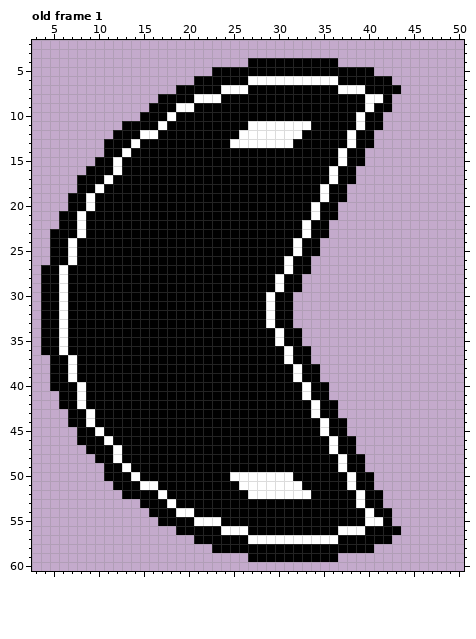
Edited in one commit: pixel-art file (stages/components/seekers/seeker_sprite.aseprite). The first picture shows the starting point.
64x64 pixels, 1 frame. Shown: old frame 1: x 3..50, y 2..60. The commit also changed other frames, which this record leaves out.
After the commit:
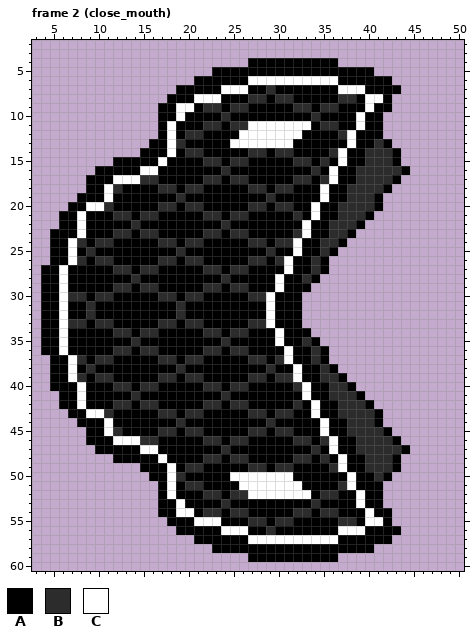
Palette (. is transparent): A #000000  B #2c2c2c  C #ffffff
A new or re-ordered frame is compared with the old frame closest to it.
From old to new:
frames 1 -> 4
layer "mouth" added
layer "body" added
layer "scales" added
layer "light" added
layer "Layer 1" removed
Frame 2 (close_mouth) is new; against old frame 1:
y 7: x 29 A -> B
y 8: x 17 A -> .; x 27..28 AA -> BB; x 30..31 AA -> BB; x 37..38 AA -> BB
y 9: x 16 A -> .; x 22..23 AA -> BB; x 25..26 AA -> BB; x 32..33 AA -> BB; x 35..36 AA -> BB
y 10: x 15..16 AA -> ..; x 18..19 CA -> AC; x 24 A -> B; x 34 A -> B
y 11: x 13..18 AAAACA -> ....AC; x 22..23 AA -> BB; x 25..26 AA -> BB; x 35..36 AA -> BB
y 12: x 12..16 AAACC -> .....; x 18 A -> C; x 20..21 AA -> BB; x 37 A -> B; x 41 . -> A
y 13: x 11..15 AAACA -> .....; x 18..19 AA -> CB; x 41..42 .. -> BA
y 14: x 11..14 AACA -> ....; x 18 A -> C; x 20..21 AA -> BB; x 27..28 AA -> BB; x 30..31 AA -> BB; x 36 A -> B; x 40..43 .... -> BBBA
y 15: x 10..12 AAC -> ..A; x 17 A -> C; x 22..23 AA -> BB; x 25..26 AA -> BB; x 32..33 AA -> BB; x 35 A -> B; x 40..43 .... -> BBBA
y 16: x 9 A -> .; x 12 C -> A; x 15..16 AA -> CC; x 24 A -> B; x 34 A -> B; x 39..44 ...... -> BBBBBA
y 17: x 8 A -> .; x 11..16 CAAAAA -> ACCCBB; x 22..23 AA -> BB; x 25..26 AA -> BB; x 32..33 AA -> BB; x 35 A -> B; x 39..43 ..... -> BBBBA
y 18: x 8 A -> .; x 10..12 CAA -> ACB; x 17..18 AA -> BB; x 20..21 AA -> BB; x 27..28 AA -> BB; x 30..31 AA -> BB; x 38..42 ..... -> BBBBA
y 19: x 7 A -> .; x 9 C -> A; x 11 A -> C; x 19 A -> B; x 29 A -> B; x 38..41 .... -> BBBA
y 20: x 10..11 AA -> CB; x 17..18 AA -> BB; x 20..21 AA -> BB; x 27..28 AA -> BB; x 30..31 AA -> BB; x 37..41 ..... -> BBBBA
y 21: x 12..13 AA -> BB; x 15..16 AA -> BB; x 22..23 AA -> BB; x 25..26 AA -> BB; x 32 A -> B; x 37..40 .... -> BBBA
y 22: x 14 A -> B; x 24 A -> B; x 36..39 .... -> BBBA
y 23: x 12..13 AA -> BB; x 15..16 AA -> BB; x 22..23 AA -> BB; x 25..26 AA -> BB; x 32 A -> B; x 36..38 ... -> BBA
y 24: x 8 A -> B; x 10..11 AA -> BB; x 17..18 AA -> BB; x 20..21 AA -> BB; x 27..28 AA -> BB; x 30..31 AA -> BB; x 35..37 ... -> BBA
y 25: x 9 A -> B; x 19 A -> B; x 29 A -> B; x 35..36 .. -> BA
y 26: x 8 A -> B; x 10..11 AA -> BB; x 17..18 AA -> BB; x 20..21 AA -> BB; x 27..28 AA -> BB; x 30 A -> B; x 34..35 .. -> BA
y 27: x 12..13 AA -> BB; x 15..16 AA -> BB; x 22..23 AA -> BB; x 25..26 AA -> BB; x 34..35 .. -> BA
y 28: x 14 A -> B; x 24 A -> B; x 33..34 .. -> BA
y 29: x 12..13 AA -> BB; x 15..16 AA -> BB; x 22..23 AA -> BB; x 25..26 AA -> BB; x 33 . -> A
y 30: x 7..8 AA -> BB; x 10..11 AA -> BB; x 17..18 AA -> BB; x 20..21 AA -> BB; x 27..28 AA -> BB; x 32 . -> A
y 31..32: x 9 A -> B; x 19 A -> B; x 32 . -> A
y 33: x 7..8 AA -> BB; x 10..11 AA -> BB; x 17..18 AA -> BB; x 20..21 AA -> BB; x 27..28 AA -> BB; x 32 . -> A
y 34: x 12..13 AA -> BB; x 15..16 AA -> BB; x 22..23 AA -> BB; x 25..26 AA -> BB; x 33 . -> A
y 35: x 14 A -> B; x 24 A -> B; x 33..34 .. -> BA
y 36: x 12..13 AA -> BB; x 15..16 AA -> BB; x 22..23 AA -> BB; x 25..26 AA -> BB; x 34..35 .. -> BA
y 37: x 8 A -> B; x 10..11 AA -> BB; x 17..18 AA -> BB; x 20..21 AA -> BB; x 27..28 AA -> BB; x 30 A -> B; x 34..35 .. -> BA
y 38: x 9 A -> B; x 19 A -> B; x 29 A -> B; x 35..36 .. -> BA
y 39: x 8 A -> B; x 10..11 AA -> BB; x 17..18 AA -> BB; x 20..21 AA -> BB; x 27..28 AA -> BB; x 30..31 AA -> BB; x 35..37 ... -> BBA
y 40: x 12..13 AA -> BB; x 15..16 AA -> BB; x 22..23 AA -> BB; x 25..26 AA -> BB; x 32 A -> B; x 36..38 ... -> BBA
y 41: x 14 A -> B; x 24 A -> B; x 36..39 .... -> BBBA
y 42: x 12..13 AA -> BB; x 15..16 AA -> BB; x 22..23 AA -> BB; x 25..26 AA -> BB; x 32 A -> B; x 37..40 .... -> BBBA
y 43: x 10..11 AA -> CB; x 17..18 AA -> BB; x 20..21 AA -> BB; x 27..28 AA -> BB; x 30..31 AA -> BB; x 37..41 ..... -> BBBBA
y 44: x 7 A -> .; x 9 C -> A; x 11 A -> C; x 19 A -> B; x 29 A -> B; x 38..41 .... -> BBBA
y 45: x 8 A -> .; x 10..12 CAA -> ACB; x 17..18 AA -> BB; x 20..21 AA -> BB; x 27..28 AA -> BB; x 30..31 AA -> BB; x 38..42 ..... -> BBBBA
y 46: x 8 A -> .; x 11..16 CAAAAA -> ACCCBB; x 22..23 AA -> BB; x 25..26 AA -> BB; x 32..33 AA -> BB; x 35 A -> B; x 39..43 ..... -> BBBBA
y 47: x 9 A -> .; x 12 C -> A; x 15..16 AA -> CC; x 24 A -> B; x 34 A -> B; x 39..44 ...... -> BBBBBA
y 48: x 10..12 AAC -> ..A; x 17 A -> C; x 22..23 AA -> BB; x 25..26 AA -> BB; x 32..33 AA -> BB; x 35 A -> B; x 40..43 .... -> BBBA
y 49: x 11..14 AACA -> ....; x 18 A -> C; x 20..21 AA -> BB; x 27..28 AA -> BB; x 30..31 AA -> BB; x 36 A -> B; x 40..43 .... -> BBBA
y 50: x 11..15 AAACA -> .....; x 18..19 AA -> CB; x 41..42 .. -> BA
y 51: x 12..16 AAACC -> .....; x 18 A -> C; x 20..21 AA -> BB; x 37 A -> B; x 41 . -> A
y 52: x 13..18 AAAACA -> ....AC; x 22..23 AA -> BB; x 25..26 AA -> BB; x 35..36 AA -> BB
y 53: x 15..16 AA -> ..; x 18..19 CA -> AC; x 24 A -> B; x 34 A -> B
y 54: x 16 A -> .; x 22..23 AA -> BB; x 25..26 AA -> BB; x 32..33 AA -> BB; x 35..36 AA -> BB
y 55: x 17 A -> .; x 27..28 AA -> BB; x 30..31 AA -> BB; x 37..38 AA -> BB
y 56: x 29 A -> B
Boxes around the changes in both pictures, in picture pixels (x1, y1, x2, y2):
changed: (68, 85, 410, 535)
